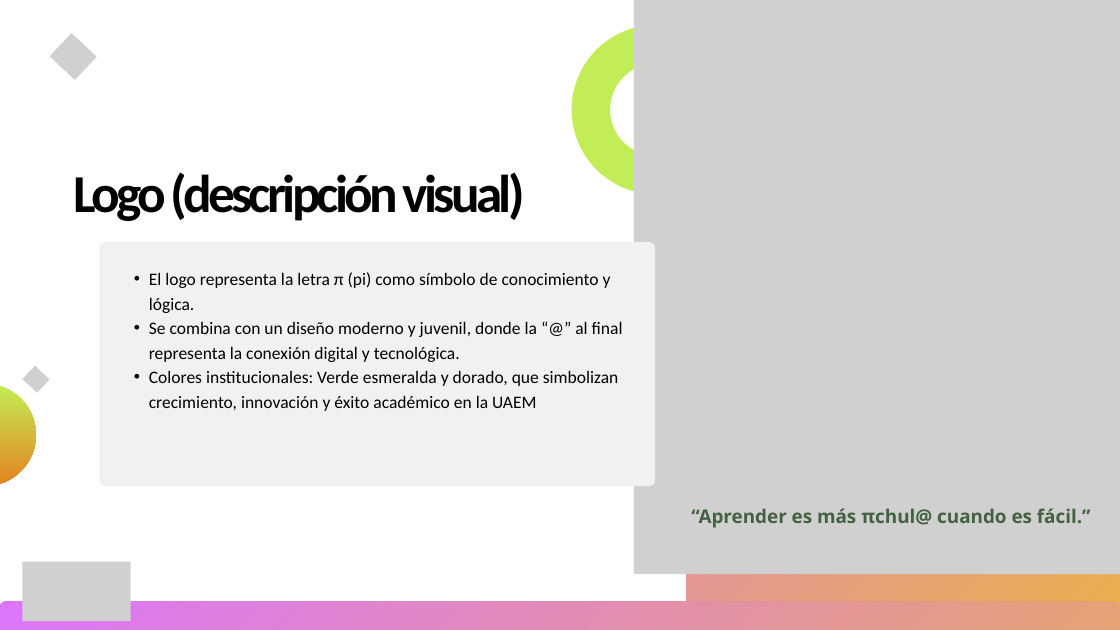
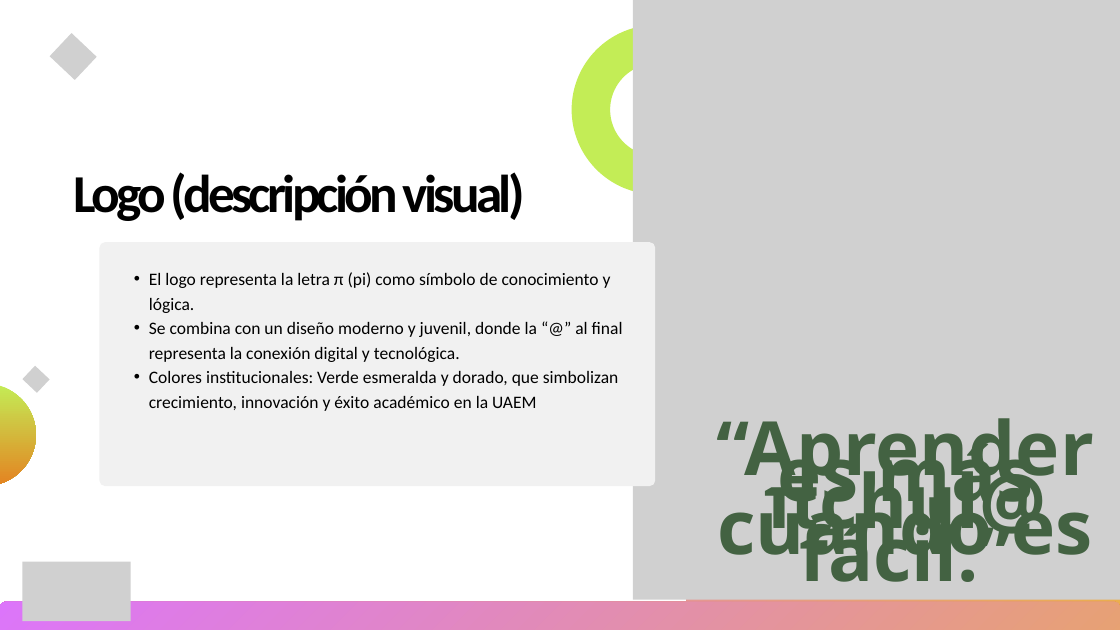
Before and after one commit to LuisML1019/ProyIntComDat25B_3.1416chul-s, a slide deck: slide 7 of Avance de Proyecto/πCHUL@S ENTERPRISE.pptx. Drawn at 1120x630 pixels with LibreOffice and Linux fonts; fonts in the diff are those of the drawing; grey boxes stand for pictures. Boxes give left, top, right and bottom in pixels: in the first picture for what was removed or moved away, otherwise in the second. Text is boxed around its words. In the diff, an @@ line names an element or a change of style, - is before the commit and + after.

Commit message:
Proyecto πCHUL@S ENTERPRISE

```diff
--- a/Avance de Proyecto/πCHUL@S ENTERPRISE.pptx
+++ b/Avance de Proyecto/πCHUL@S ENTERPRISE.pptx
@@ picture: place and size @@
-picture at <box>634,0,1120,574</box>
+picture at <box>633,0,1120,599</box>
@@ text "“Aprender es más πchul@ cuando ...": place and size @@
-text "“Aprender es más πchul@ cuando ..." at <box>691,508,1091,528</box>
+text "“Aprender es más πchul@ cuando ..." at <box>717,418,1094,582</box>
@@ text "“Aprender es más πchul@ cuando ..." at <box>717,418,1094,582</box>: size 24.3 to 96 pt @@
```
Also in this commit, not shown: 9 other slides changed.
